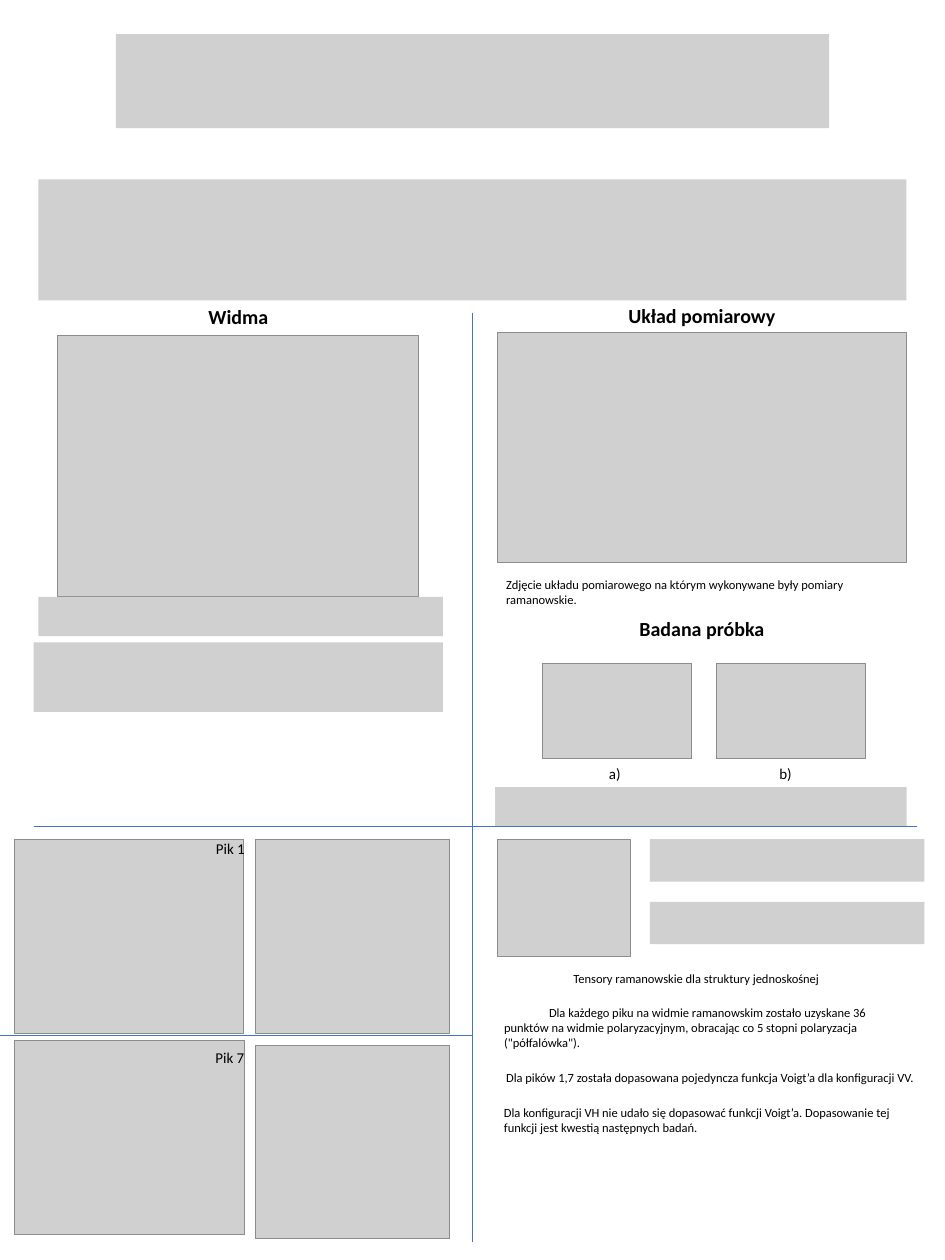
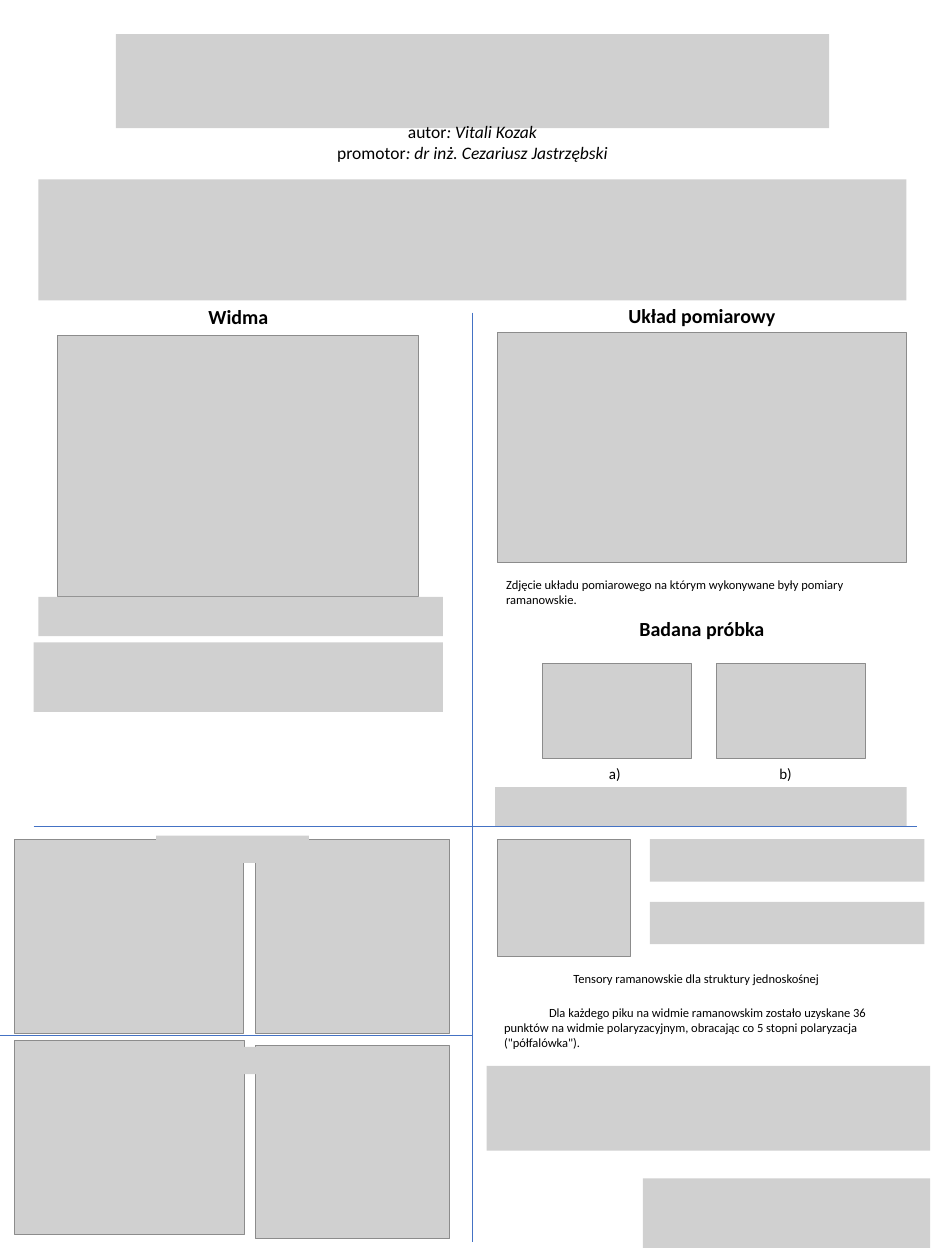
Before and after one commit to vitkozgit/GraduateWork, a slide deck: slide 1 of Plakat/Plakat.pptx. Drawn at 945x1260 pixels with LibreOffice and Linux fonts; fonts in the diff are those of the drawing; grey boxes stand for pictures. Boxes give left, top, right and bottom in pixels: in the first picture for what was removed or moved away, otherwise in the second. Text is boxed around its words. In the diff, an @@ line names an element or a change of style, - is before the commit and + after.

```diff
--- a/Plakat/Plakat.pptx
+++ b/Plakat/Plakat.pptx
@@ text added at (337, 126, 608, 162), 14 pt, text #000000, italic @@
+autor: Vitali Kozak
+promotor: dr inż. Cezariusz Jastrzębski
@@ picture added at (156, 836, 309, 863) @@
@@ text removed at (216, 841, 245, 858) @@
-Pik 1
@@ picture added at (158, 1047, 306, 1074) @@
@@ text removed at (215, 1050, 245, 1067) @@
-Pik 7
@@ picture added at (487, 1066, 931, 1150) @@
@@ text removed at (506, 1073, 913, 1084) @@
-Dla pików 1,7 została dopasowana pojedyncza funkcja Voigt’a dla konfiguracji VV.
@@ text removed at (504, 1108, 889, 1134) @@
-Dla konfiguracji VH nie udało się dopasować funkcji Voigt’a. Dopasowanie tej funkcji jest kwestią następnych badań.
@@ picture added at (643, 1178, 930, 1247) @@
```
Also in this commit, not shown: 12 other files.
